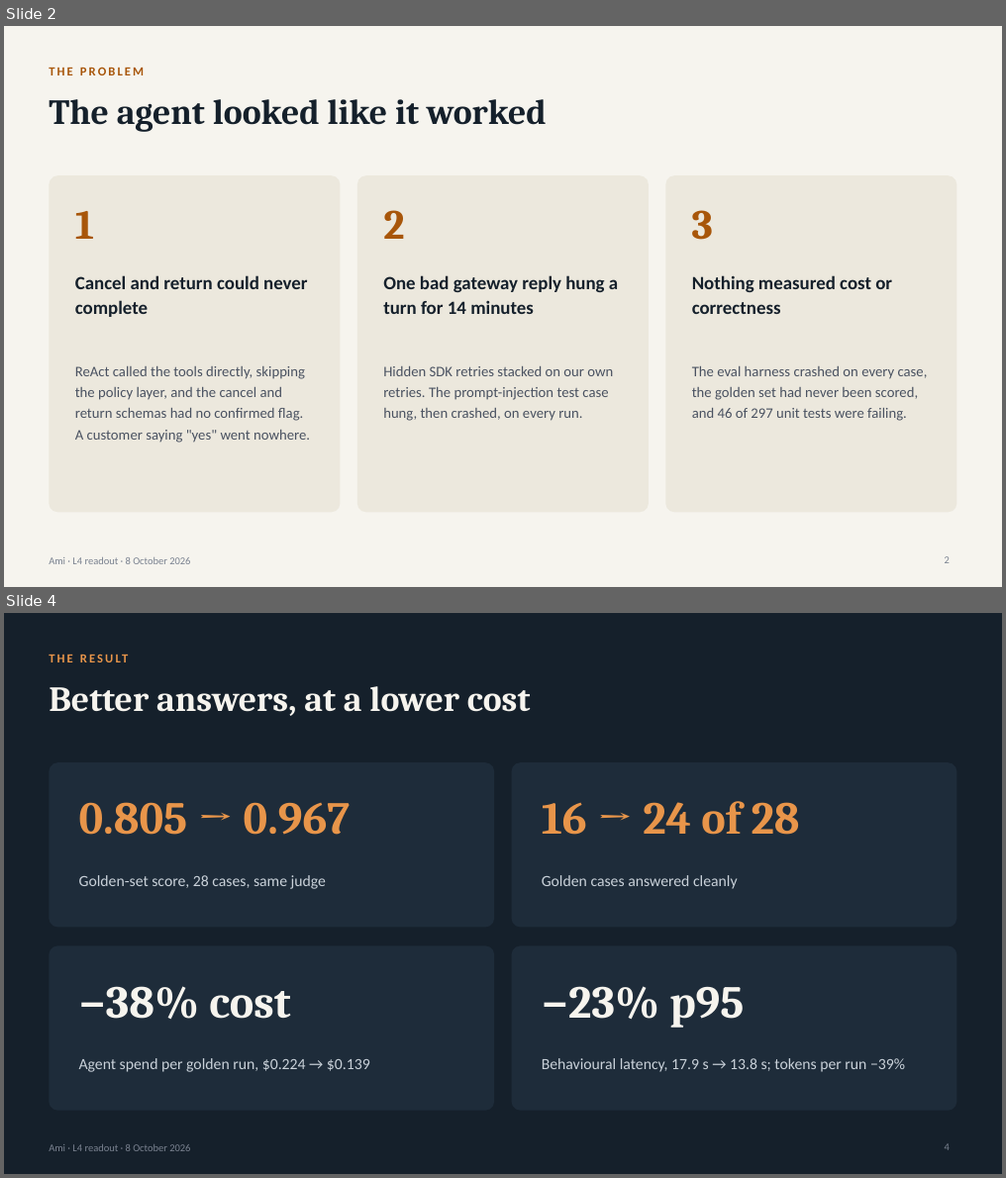
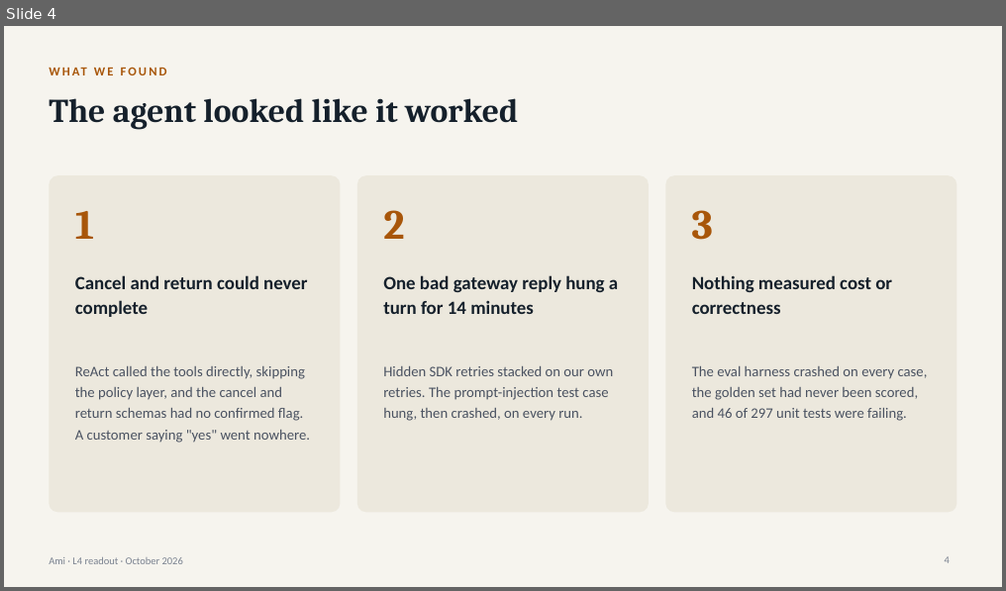
Before and after one commit to shreenathacc22/ami-l4-project, a slide deck: docs/Ami-L4-Readout-Bhargava-Shree-2026-10-08.pptx. Shown one above the other, each under a label of ours: slides 2 and 4 before the commit, slide 4 after it; the slides between them are not shown. The pictures are 1006x1178 and 1006x591 pixels, drawn with LibreOffice and Linux fonts; fonts in the diff are those of the drawing. Boxes give left, top, right and bottom in pixels: in the first picture for what was removed or moved away, otherwise in the second. Text is boxed around its words. In the diff, an @@ line names an element or a change of style, - is before the commit and + after.

```diff
--- a/docs/Ami-L4-Readout-Bhargava-Shree-2026-10-08.pptx
+++ b/docs/Ami-L4-Readout-Bhargava-Shree-2026-10-08.pptx
@@ slide 4 removed at (4, 613, 1002, 1174), background #15202B; not listed: 1 template element that a slide beside it also shows @@
@@ text removed at (49, 651, 957, 676) @@
-THE RESULT
@@ title removed at (49, 686, 531, 716) @@
-Better answers, at a lower cost
@@ rounded rectangle removed at (49, 762, 494, 928) @@
@@ rounded rectangle removed at (512, 762, 957, 928) @@
@@ text removed at (79, 802, 350, 835) @@
-0.805 → 0.967
@@ text removed at (542, 801, 800, 835) @@
-16 → 24 of 28
@@ text removed at (79, 875, 326, 889) @@
-Golden-set score, 28 cases, same judge
@@ text removed at (542, 875, 738, 889) @@
-Golden cases answered cleanly
@@ rounded rectangle removed at (49, 947, 494, 1111) @@
@@ rounded rectangle removed at (512, 947, 957, 1111) @@
@@ text removed at (79, 986, 290, 1019) @@
-−38% cost
@@ text removed at (542, 986, 744, 1028) @@
-−23% p95
@@ text removed at (79, 1059, 370, 1072) @@
-Agent spend per golden run, $0.224 → $0.139
@@ text removed at (542, 1059, 905, 1072) @@
-Behavioural latency, 17.9 s → 13.8 s; tokens per run −39%
@@ page number removed at (944, 1144, 949, 1151) @@
-4
@@ what was slide 2 is now slide 4 @@
@@ slide 4 changed as well @@
@@ text at (49, 67, 144, 76): text changed @@
-THE PROBLEM
+WHAT WE FOUND
@@ title "The agent looked like it ..." at (49, 98, 518, 130): size 34 to 32 pt @@
@@ text at (49, 558, 183, 565): text changed @@
-Ami · L4 readout · 8 October 2026
+Ami · L4 readout · October 2026
```
Also in this commit, not shown: 7 other slides changed, 3 slides added, 1 other slide removed, 10 other files.
